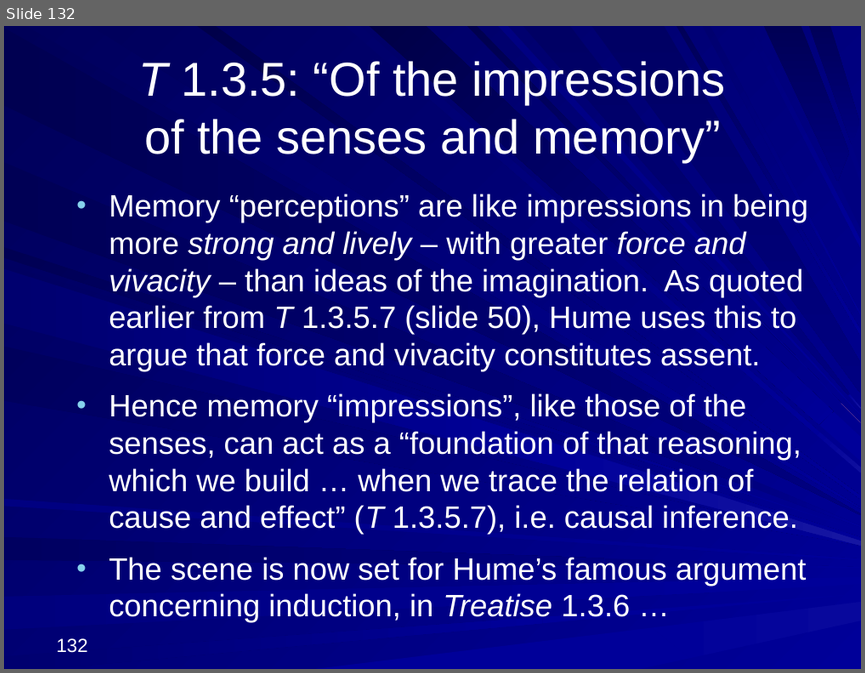
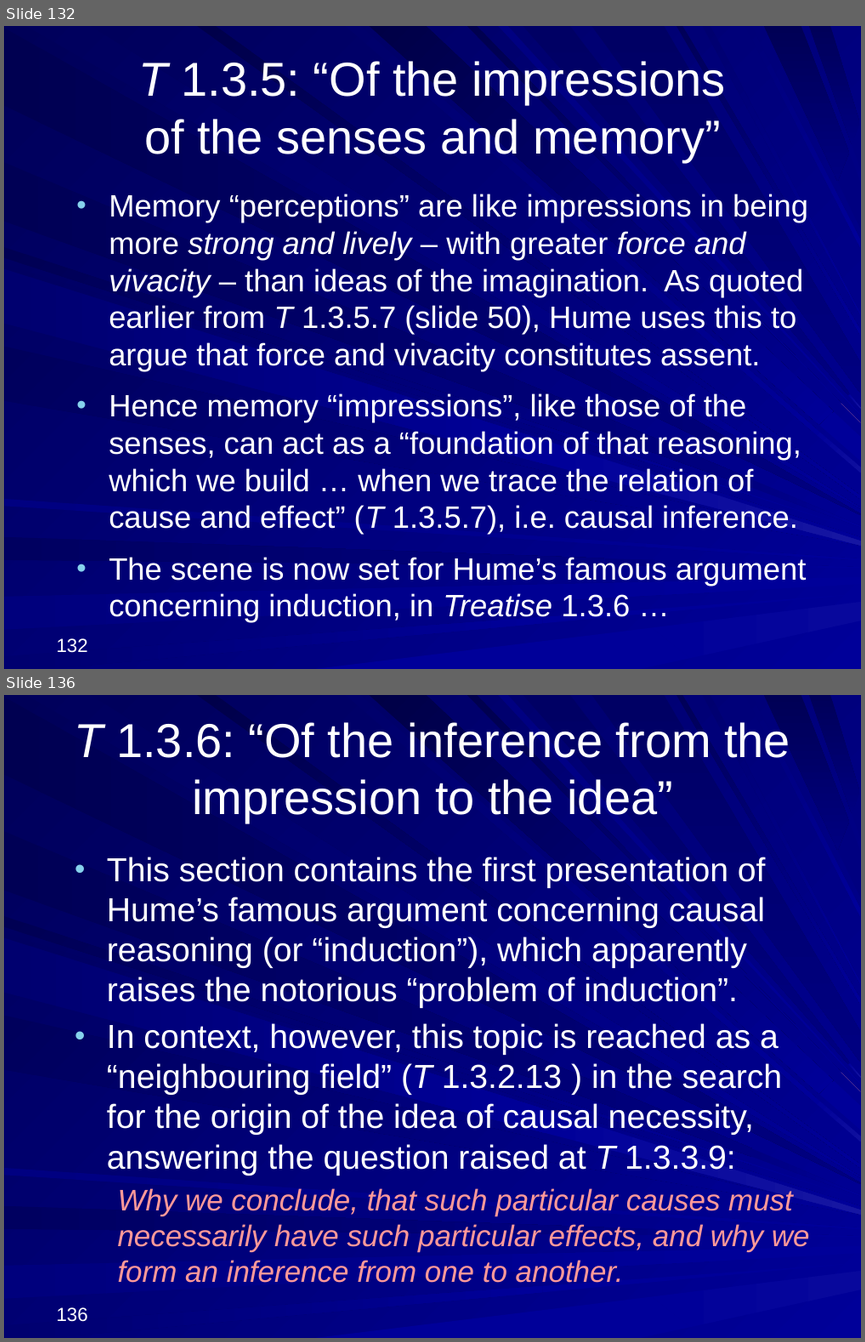
Before and after one commit to englishphilosophy/hume-texts-online, a slide deck: teaching/lectures/2025_Hume_MT_current.pptx. Shown one above the other, each under a label of ours: slide 132 before the commit, slides 132 and 136 after it; the slides between them are not shown. The pictures are 865x673 and 865x1342 pixels, drawn with LibreOffice and Linux fonts; fonts in the diff are those of the drawing. Boxes give left, top, right and bottom in pixels: in the first picture for what was removed or moved away, otherwise in the second. Text is boxed around its words. In the diff, an @@ line names an element or a change of style, - is before the commit and + after.

Commit message:
Uploading Hume lecture 4

```diff
--- a/teaching/lectures/2025_Hume_MT_current.pptx
+++ b/teaching/lectures/2025_Hume_MT_current.pptx
@@ slide 136 added at (x1=4, y1=695, x2=861, y2=1338), background gradient #000078 to #000099; not listed: 37 template elements that a slide beside it also shows @@
@@ title added at (x1=75, y1=722, x2=790, y2=823), 40 pt, text #FFFFFF @@
+T 1.3.6: “Of the inference from the impression to the idea”
@@ text added at (x1=107, y1=857, x2=810, y2=1282), 28 pt, text #FFFFFF @@
+• This section contains the first presentation of Hume’s famous argument concerning causal reasoning (or “induction”), which apparently raises the notorious “problem of induction”.
+• In context, however, this topic is reached as a “neighbouring field” (T 1.3.2.13 ) in the search for the origin of the idea of causal necessity, answering the question raised at T 1.3.3.9:
+  Why we conclude, that such particular causes must necessarily have such particular effects, and why we form an inference from one to another.
@@ page number added at (x1=57, y1=1307, x2=88, y2=1321), 16 pt, text #FFFFFF @@
+136
```
Also in this commit, not shown: 41 other slides added, 2 other files.
